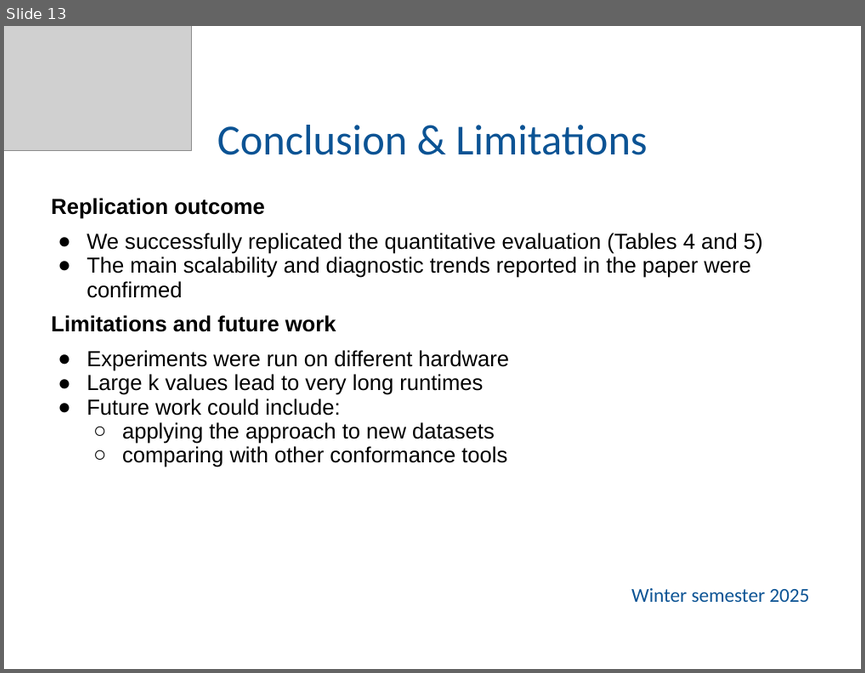
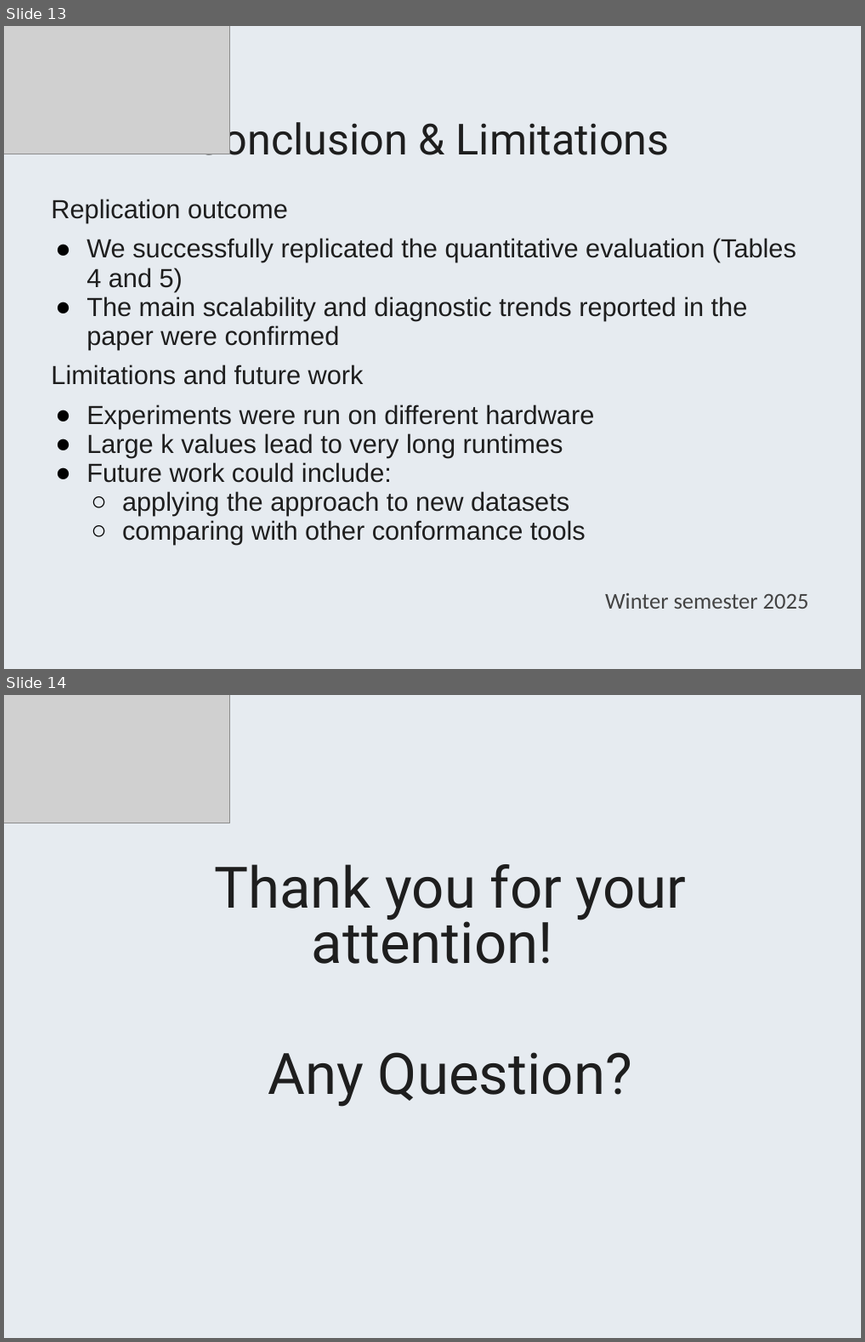
Before and after one commit to knikzad/process-mining-conformance-diagnostics-replication, a slide deck: presentation/Replication_Presentation.pptx. Shown one above the other, each under a label of ours: slide 13 before the commit, slides 13 and 14 after it. The pictures are 865x673 and 865x1342 pixels, drawn with LibreOffice and Linux fonts; fonts in the diff are those of the drawing; grey boxes stand for pictures. Boxes give left, top, right and bottom in pixels: in the first picture for what was removed or moved away, otherwise in the second. Text is boxed around its words. In the diff, an @@ line names an element or a change of style, - is before the commit and + after.

Commit message:
update presentation with redesigned theme

```diff
--- a/presentation/Replication_Presentation.pptx
+++ b/presentation/Replication_Presentation.pptx
@@ slide 14 added at [4,695,861,1338], background #E6EBF0 @@
@@ picture added at [4,695,229,823] @@
@@ text added at [214,864,686,1106], 48 pt, text #1E1E1E @@
+Thank you for your attention!
+Any Question?
@@ slide 13 changed as well @@
@@ background #FFFFFF to #E6EBF0 @@
@@ picture: place and size @@
-picture at [4,26,192,150]
+picture at [4,26,229,154]
@@ title "Conclusion & Limitations" at [195,115,670,155]: font Calibri to Roboto, text colour #0B5394 to #1E1E1E @@
@@ text "Replication outcome" at [51,199,809,608]: size 18.3 to 22 pt, text colour #000000 to #1E1E1E; bold off in "Replication outcome", "Limitations and future work"; size 16.6 to 19 pt, text colour #0B5394 to #434343 in "Winter semester 2025"; less space between paragraphs; indent changed @@
```
Also in this commit, not shown: 13 other slides changed, 1 other file.
